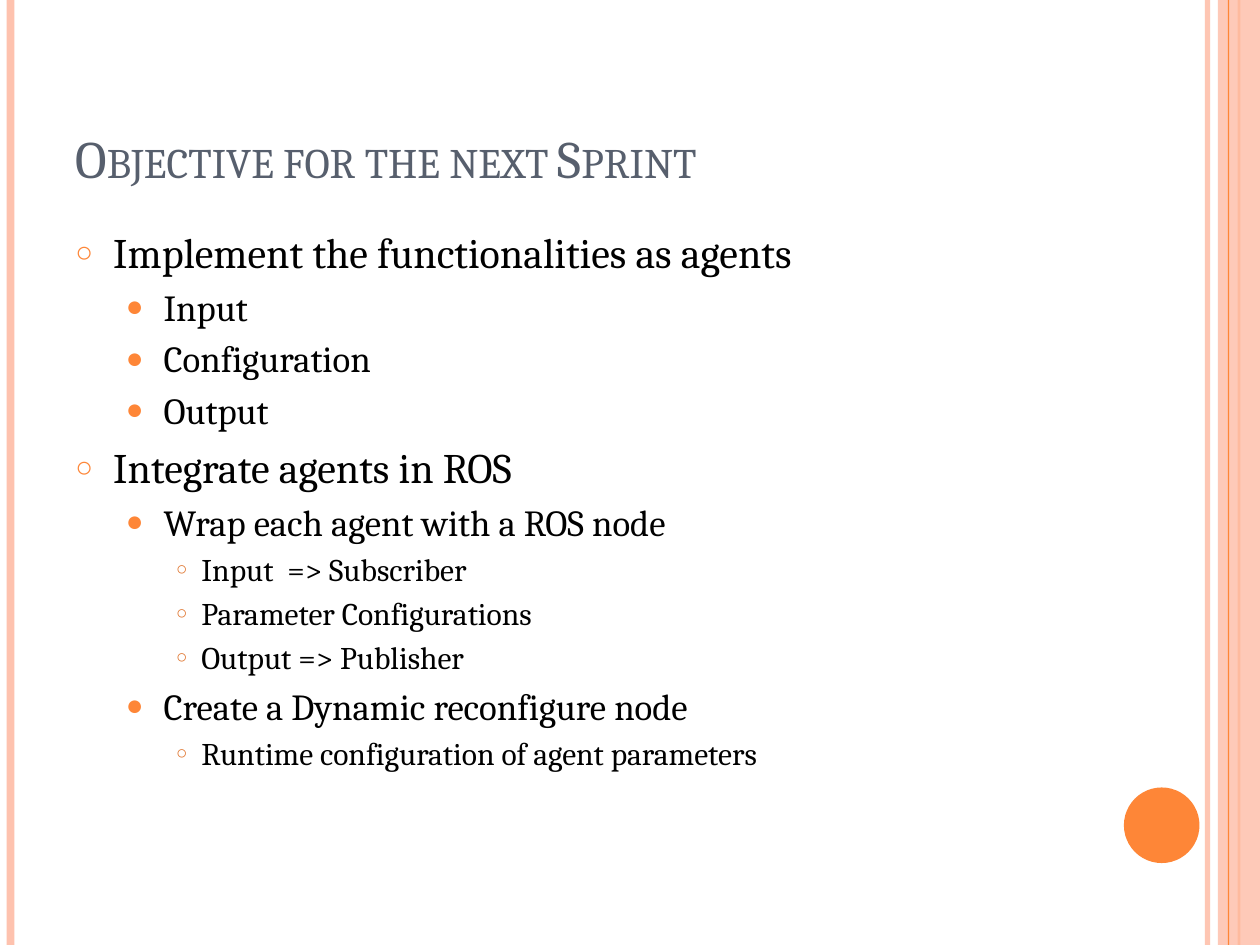
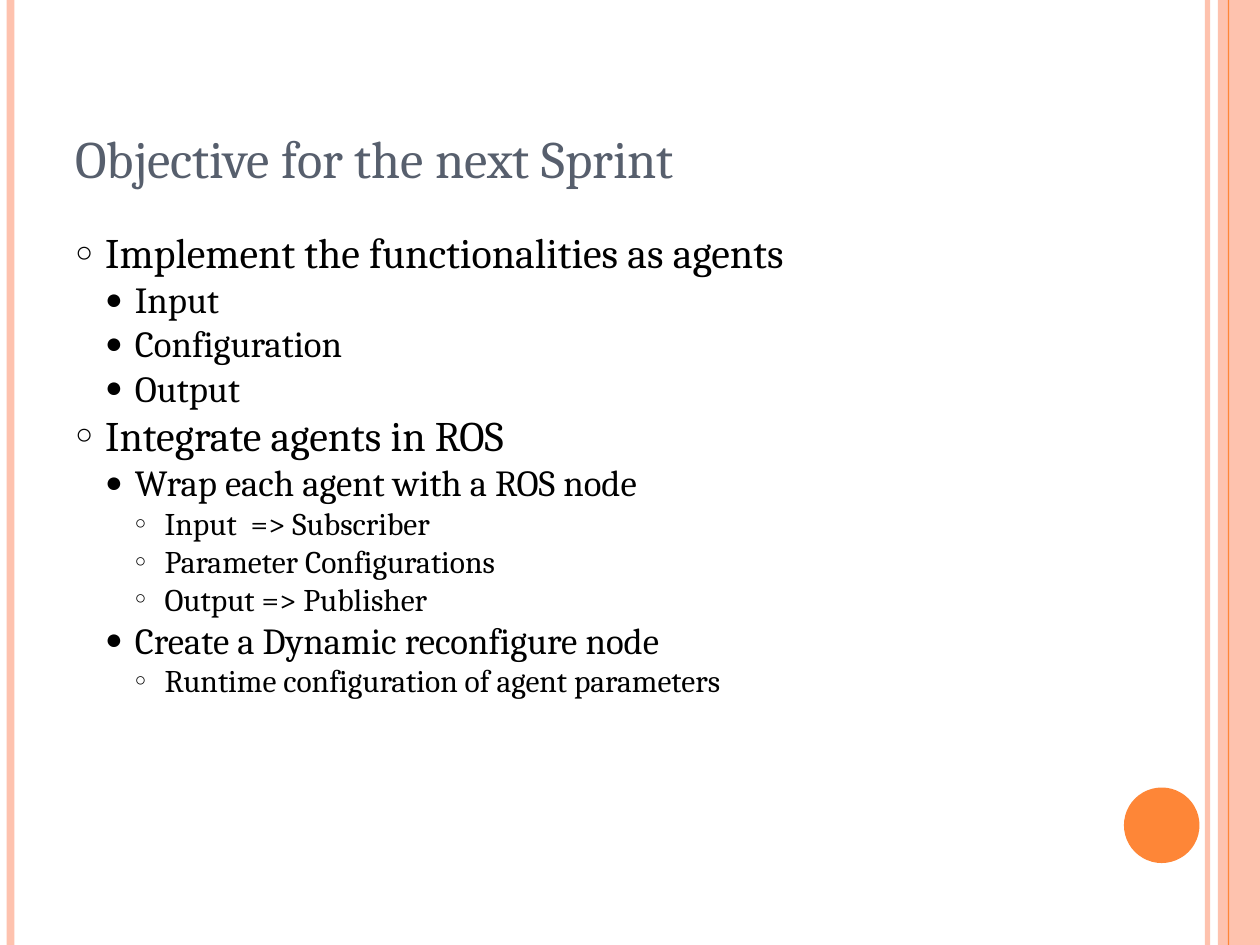
Before and after one commit to oscar-lima/sdp_ws2013_pcl, a slide deck: slide 5 of doc/apcl_presentation.pptx. Drawn at 1260x945 pixels with LibreOffice and Linux fonts; fonts in the diff are those of the drawing. Boxes give left, top, right and bottom in pixels: in the first picture for what was removed or moved away, otherwise in the second. Text is boxed around its words. In the diff, an @@ line names an element or a change of style, - is before the commit and + after.

```diff
--- a/doc/apcl_presentation.pptx
+++ b/doc/apcl_presentation.pptx
@@ rectangle at [1218,0,1260,945]: fill #FEC3AE at 87% opacity to #FEC2AE @@
@@ text "Objective for the next Sprint" at [75,141,674,189]: small capitals off @@
@@ text "Implement the functionalities as agents" at [105,238,784,699]: indent changed; less space between paragraphs @@
```
Also in this commit, not shown: 8 other slides changed, 1 other file.
